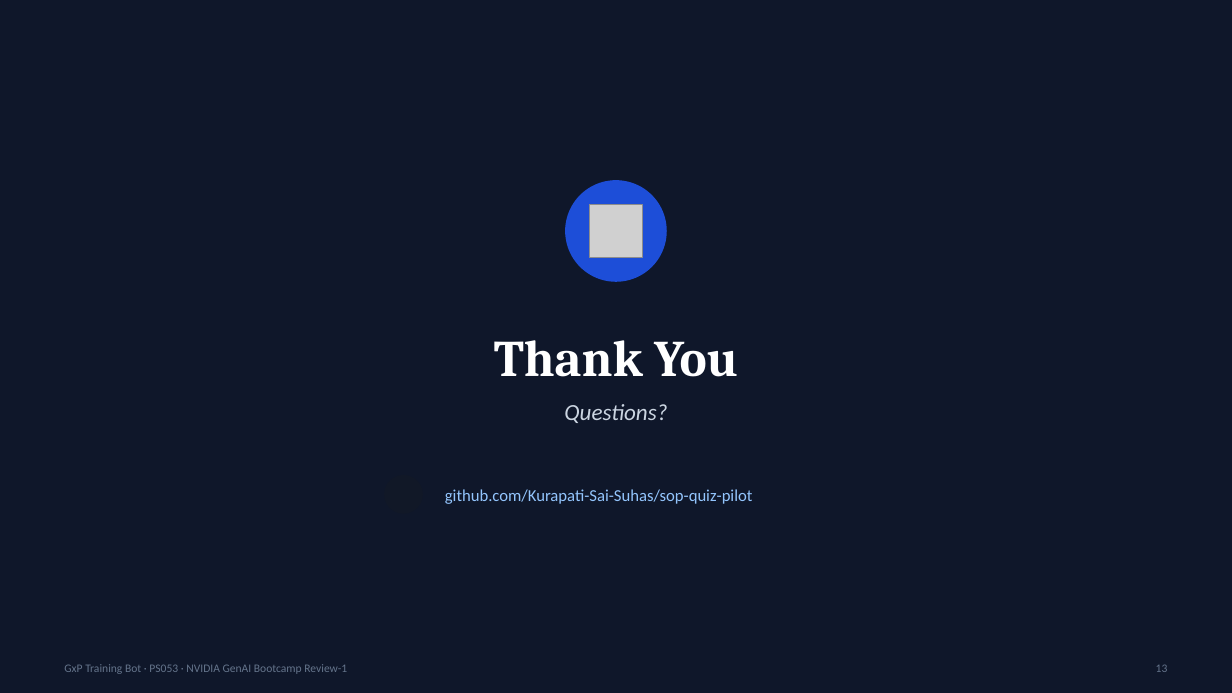
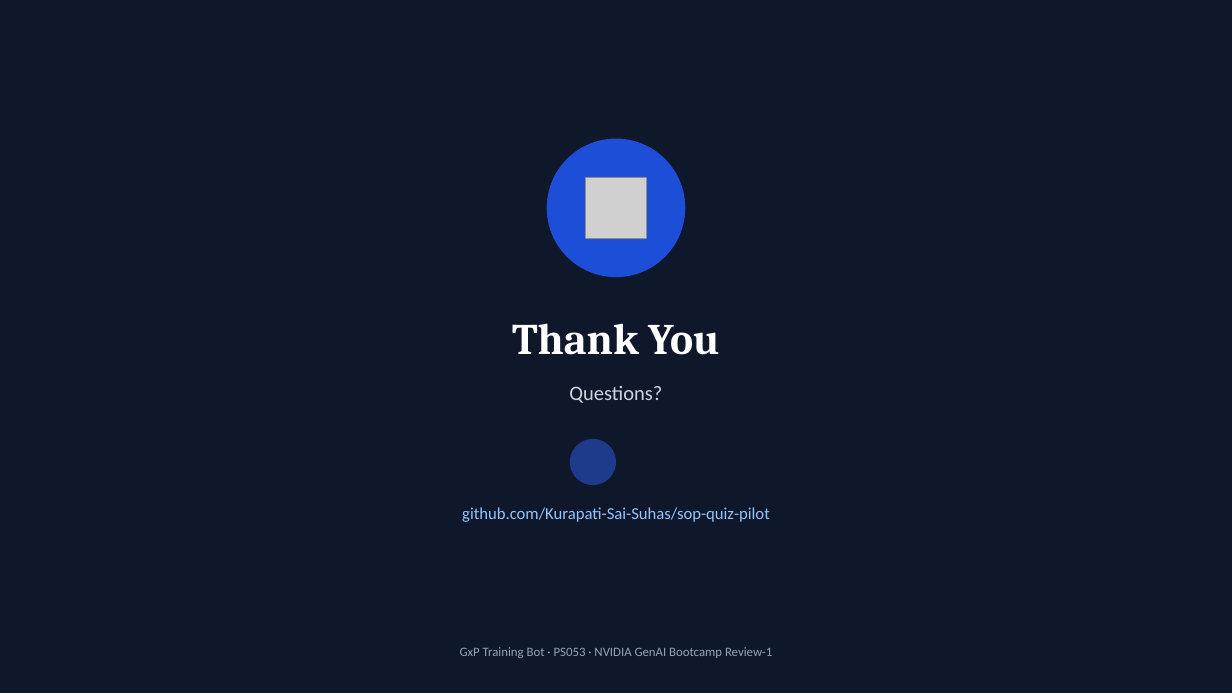
Before and after one commit to Kurapati-Sai-Suhas/GxP-Training-Bot, a slide deck: slide 15 of docs/GxP_Training_Bot_Review1.pptx (slide 13 before the commit). Drawn at 1232x693 pixels with LibreOffice and Linux fonts; fonts in the diff are those of the drawing; grey boxes stand for pictures; background and template pictures are left out. Boxes give left, top, right and bottom in pixels: in the first picture for what was removed or moved away, otherwise in the second. Text is boxed around its words. In the diff, an @@ line names an element or a change of style, - is before the commit and + after.

Commit message:
Add Elo ratings, FSRS spaced repetition, and README About section
Question/TopicMastery now track live Elo ratings (seeded from AI-reported
difficulty, updated per answered question) so mastery weighting reflects a
question's real observed difficulty instead of a one-time label. TopicMastery
review scheduling moves from fixed Leitner-box intervals to FSRS (stability/
difficulty fit per learner+SOP), with box_index kept only as a display/audit
signal. Question also gains generation_source (nvidia_nim/mock/manual) so
reviewers can verify the AI-drafting claim is real, and SOPChunk gains
chunking_strategy for the same auditability on the chunking cascade.

Also refreshes the Review-1 prep docs/deck and adds a README About section.

```diff
--- a/docs/GxP_Training_Bot_Review1.pptx
+++ b/docs/GxP_Training_Bot_Review1.pptx
@@ ellipse: place and size @@
-ellipse at [566,180,667,282]
+ellipse at [547,139,686,277]
@@ picture: place and size @@
-picture at [590,204,642,257]
+picture at [586,177,647,238]
@@ text "Thank You": place and size @@
-text "Thank You" at [494,340,738,377]
+text "Thank You" at [512,323,719,355]
@@ text "Thank You" at [512,323,719,355]: size 40 to 34 pt @@
@@ text "Questions?": place and size @@
-text "Questions?" at [564,404,667,423]
+text "Questions?" at [569,386,662,403]
@@ text "Questions?" at [569,386,662,403]: size 18 to 16 pt, italic off @@
@@ ellipse added at [570,439,616,485], fill #1E3A8A @@
@@ text "github.com/Kurapati-Sai-Suhas/sop-quiz-pilot": place and size @@
-text "github.com/Kurapati-Sai-Suhas/sop-quiz-pilot" at [445,489,753,504]
+text "github.com/Kurapati-Sai-Suhas/sop-quiz-pilot" at [462,507,770,522]
@@ text "github.com/Kurapati-Sai-Suhas/sop-quiz-pilot" at [462,507,770,522]: alignment left to centre @@
@@ text "GxP Training Bot · PS053 ...": place and size @@
-text "GxP Training Bot · PS053 ..." at [64,664,347,674]
+text "GxP Training Bot · PS053 ..." at [460,647,772,658]
@@ text "GxP Training Bot · PS053 ..." at [460,647,772,658]: size 9 to 10 pt, text colour #64748B to #94A3B8; alignment left to centre @@
@@ text removed at [1156,664,1168,672] @@
-13
```
Also in this commit, not shown: 11 other slides changed, 3 slides added, 1 slide removed, 32 other files.
